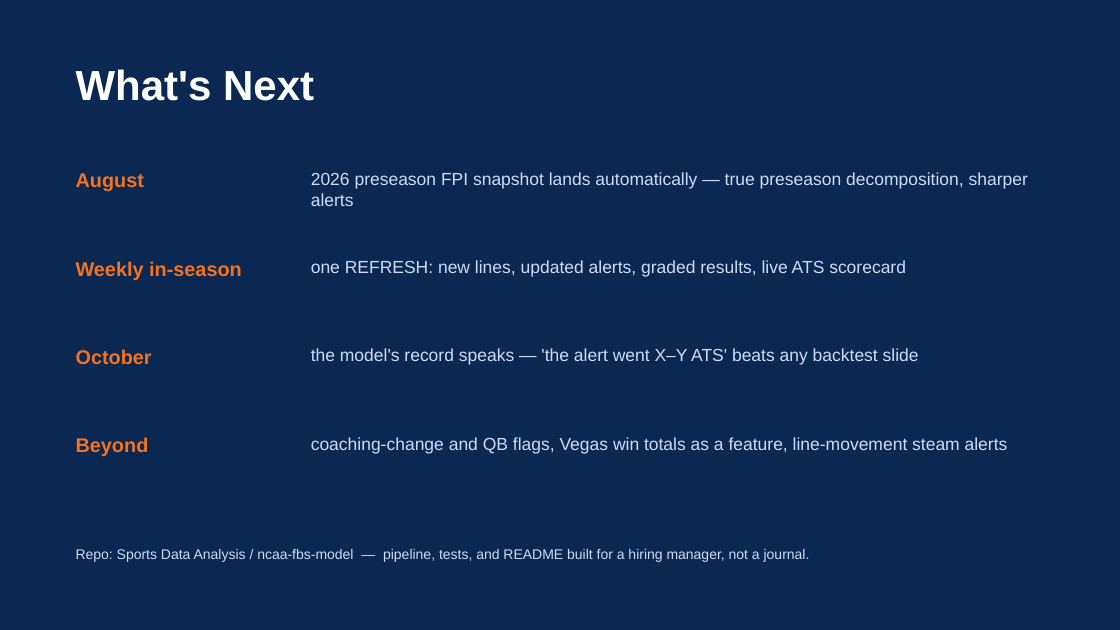
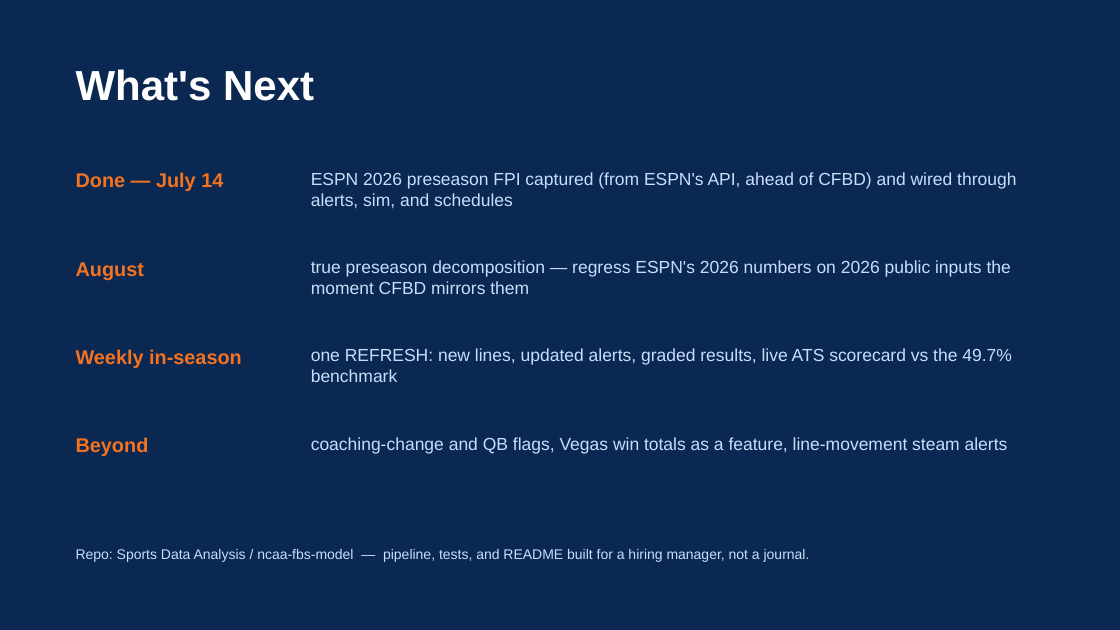
Before and after one commit to lucasalvarezflorida-lab/ncaa-fbs-analytics, a slide deck: slide 10 of NCAA_FBS_Analytics_System.pptx (slide 9 before the commit). Drawn at 1120x630 pixels with LibreOffice and Linux fonts; fonts in the diff are those of the drawing. Boxes give left, top, right and bottom in pixels: in the first picture for what was removed or moved away, otherwise in the second. Text is boxed around its words. In the diff, an @@ line names an element or a change of style, - is before the commit and + after.

```diff
--- a/NCAA_FBS_Analytics_System.pptx
+++ b/NCAA_FBS_Analytics_System.pptx
@@ text added at box(76, 172, 223, 191), 17 pt, text #F47321, bold @@
+Done — July 14
@@ text at box(311, 172, 1016, 209): text changed @@
-2026 preseason FPI snapshot lands automatically — true preseason decomposition, sharper alerts
+ESPN 2026 preseason FPI captured (from ESPN's API, ahead of CFBD) and wired through alerts, sim, and schedules
@@ text "August": place and size @@
-text "August" at box(76, 173, 144, 191)
+text "August" at box(76, 262, 144, 280)
@@ text at box(311, 260, 1011, 294): text changed @@
-one REFRESH: new lines, updated alerts, graded results, live ATS scorecard
+true preseason decomposition — regress ESPN's 2026 numbers on 2026 public inputs the moment CFBD mirrors them
@@ text "Weekly in-season": place and size @@
-text "Weekly in-season" at box(76, 261, 242, 280)
+text "Weekly in-season" at box(76, 349, 242, 368)
@@ text removed at box(76, 349, 152, 365) @@
-October
@@ text at box(311, 348, 1012, 382): text changed @@
-the model's record speaks — 'the alert went X–Y ATS' beats any backtest slide
+one REFRESH: new lines, updated alerts, graded results, live ATS scorecard vs the 49.7% benchmark
```
Also in this commit, not shown: 4 other slides changed, 1 slide added.
